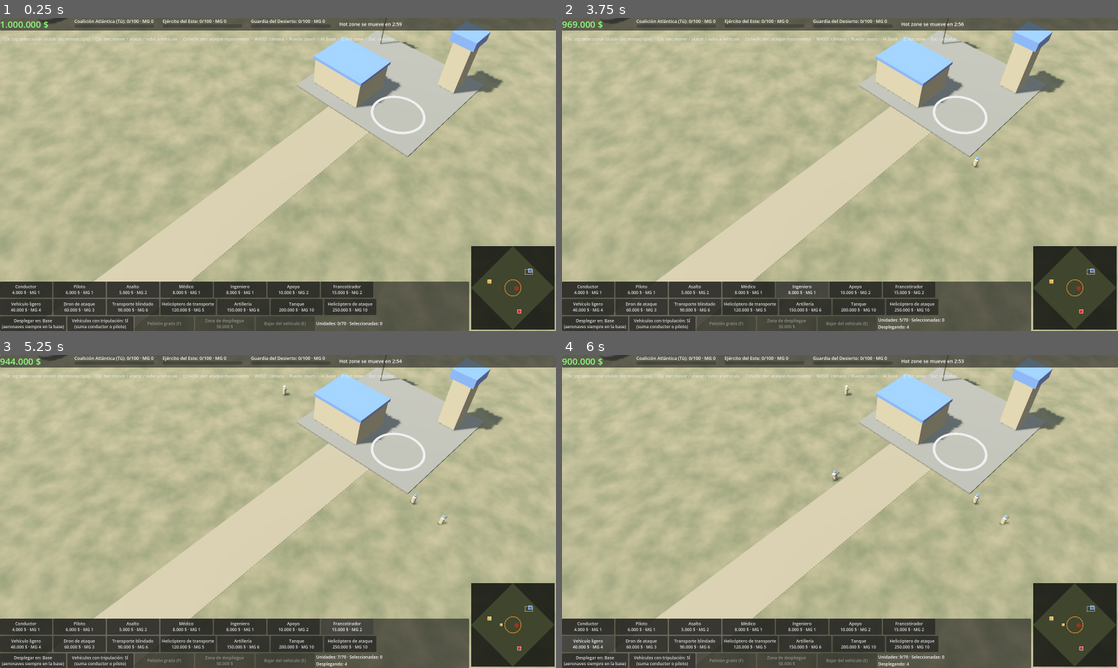
Above: before the commit, frames 1-4 (two rows, left to right).
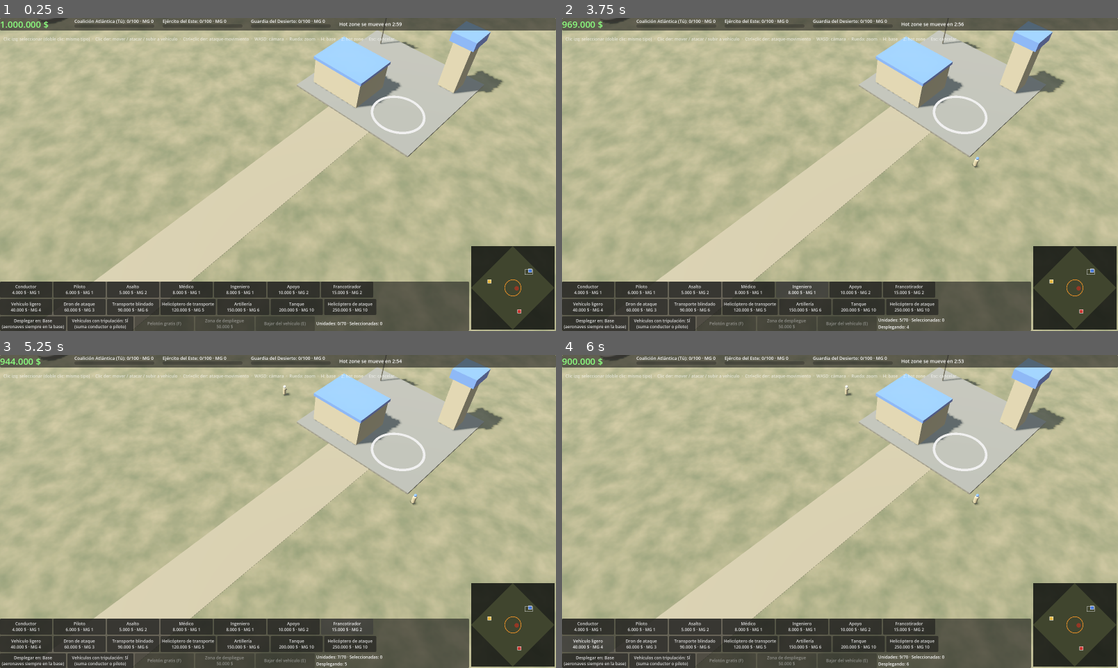
Above: after the commit, the same moments.

Repository: vitomodder/WARRTS
Game: Godot game, scene res://main.tscn
Two runs of this game, one before a commit and one after it. Both use one fixed random seed, a clock stepped at 60 frames per second and the inputs below.
Inputs:
- Up to frame 1 (0.25 s): no input
- Up to frame 2 (3.75 s): click "Conductor 4.000 $ · MG 1" at 0.5 s; click "Piloto 6.000 $ · MG 1" at 1.25 s; click "Asalto 5.000 $ · MG 2" at 2 s; click "Médico 8.000 $ · MG 1" at 2.75 s; click "Ingeniero 8.000 $ · MG 1" at 3.5 s
- Up to frame 3 (5.25 s): click "Apoyo 10.000 $ · MG 2" at 4.25 s; click "Francotirador 15.000 $ · MG 2" at 5 s
- Up to frame 4 (6 s): click "Vehículo ligero 40.000 $ · MG…" at 5.75 s

Frames 1-2 are identical in both runs. In frame 3, less than 0.1% of the frame differs, in the area x 62-96%, y 51-100%; in frame 4, less than 0.1%, in the area x 48-96%, y 36-100%.

Commit message:
Tiempo de despliegue por unidad y ficha completa al pasar el ratón
Cada unidad tiene su propio tiempo de aparición y nombre de arma.
Los botones de compra muestran vida, daño, cadencia, alcance y daño
por segundo contra cada tipo de blindaje.

Co-Authored-By: Claude Opus 5.5 (1M context) <noreply@anthropic.com>
Claude-Session: https://claude.ai/code/session_01DPNWkkAArs7bpzjCTf95Mx

Diff:
--- a/scripts/game_data.gd
+++ b/scripts/game_data.gd
@@ -41,86 +41,83 @@
 const INFANTRY := ["driver", "pilot", "assault", "medic", "engineer", "support", "sniper"]
 const VEHICLES := ["light", "drone", "apc", "heli_transport", "artillery", "tank", "heli_attack"]
 
+## weapon: nombre del arma. deploy: segundos que tarda en aparecer tras comprarla.
 ## crew: "ground"/"air" = tipo de vehículo que puede manejar (infantería) o que necesita (vehículo).
 ## seats: pasajeros que puede llevar. mg: medida de guerra. air_ok: puede disparar a aeronaves.
 const UNITS := {
 	# ---------------- Infantería
 	"driver": {
-		"name": "Conductor", "cost": 4000, "mg": 1, "hp": 50.0, "speed": 4.2,
+		"name": "Conductor", "weapon": "Subfusil", "deploy": 3.0, "cost": 4000, "mg": 1, "hp": 50.0, "speed": 4.2,
 		"range": 12.0, "damage": 5.0, "rate": 0.9, "dmg_type": "bullet", "air_ok": true,
 		"armor": "light", "radius": 0.6, "crew": "ground",
 	},
 	"pilot": {
-		"name": "Piloto", "cost": 6000, "mg": 1, "hp": 50.0, "speed": 4.2,
+		"name": "Piloto", "weapon": "Subfusil", "deploy": 3.0, "cost": 6000, "mg": 1, "hp": 50.0, "speed": 4.2,
 		"range": 12.0, "damage": 5.0, "rate": 0.9, "dmg_type": "bullet", "air_ok": true,
 		"armor": "light", "radius": 0.6, "crew": "air",
 	},
 	"assault": {
-		"name": "Asalto", "cost": 5000, "mg": 2, "hp": 70.0, "speed": 4.3,
+		"name": "Asalto", "weapon": "Fusil de asalto", "deploy": 4.0, "cost": 5000, "mg": 2, "hp": 70.0, "speed": 4.3,
 		"range": 15.0, "damage": 9.0, "rate": 0.7, "dmg_type": "bullet", "air_ok": true,
 		"armor": "light", "radius": 0.6,
 	},
 	"medic": {
-		"name": "Médico", "cost": 8000, "mg": 1, "hp": 60.0, "speed": 4.3,
+		"name": "Médico", "weapon": "Carabina", "deploy": 5.0, "cost": 8000, "mg": 1, "hp": 60.0, "speed": 4.3,
 		"range": 13.0, "damage": 6.0, "rate": 0.9, "dmg_type": "bullet", "air_ok": true,
 		"armor": "light", "radius": 0.6, "heal": 6.0,
 	},
 	"engineer": {
-		"name": "Ingeniero", "cost": 8000, "mg": 1, "hp": 60.0, "speed": 4.0,
+		"name": "Ingeniero", "weapon": "Lanzacohetes", "deploy": 5.0, "cost": 8000, "mg": 1, "hp": 60.0, "speed": 4.0,
 		"range": 18.0, "damage": 50.0, "rate": 3.2, "dmg_type": "rocket", "air_ok": true,
 		"armor": "light", "radius": 0.6, "repair": 20.0, "builder": true,
 	},
 	"support": {
-		"name": "Apoyo", "cost": 10000, "mg": 2, "hp": 85.0, "speed": 3.6,
+		"name": "Apoyo", "weapon": "Ametralladora", "deploy": 6.0, "cost": 10000, "mg": 2, "hp": 85.0, "speed": 3.6,
 		"range": 17.0, "damage": 7.0, "rate": 0.22, "dmg_type": "bullet", "air_ok": true,
 		"armor": "light", "radius": 0.6,
 	},
 	"sniper": {
-		"name": "Francotirador", "cost": 15000, "mg": 2, "hp": 50.0, "speed": 4.0,
+		"name": "Francotirador", "weapon": "Rifle de precisión", "deploy": 8.0, "cost": 15000, "mg": 2, "hp": 50.0, "speed": 4.0,
 		"range": 32.0, "damage": 48.0, "rate": 3.0, "dmg_type": "bullet", "air_ok": false,
 		"armor": "light", "radius": 0.6,
 	},
 	# ---------------- Vehículos (se compran vacíos)
 	"light": {
-		"name": "Vehículo ligero", "cost": 40000, "mg": 4, "hp": 320.0, "speed": 11.0,
+		"name": "Vehículo ligero", "weapon": "Ametralladora pesada", "deploy": 10.0, "cost": 40000, "mg": 4, "hp": 320.0, "speed": 11.0,
 		"range": 18.0, "damage": 10.0, "rate": 0.2, "dmg_type": "bullet", "air_ok": true,
 		"armor": "medium", "radius": 1.7, "crew": "ground", "seats": 3, "vehicle": true,
 	},
 	"drone": {
-		"name": "Dron de ataque", "cost": 60000, "mg": 3, "hp": 140.0, "speed": 14.0,
+		"name": "Dron de ataque", "weapon": "Misiles ligeros", "deploy": 12.0, "cost": 60000, "mg": 3, "hp": 140.0, "speed": 14.0,
 		"range": 16.0, "damage": 45.0, "rate": 3.0, "dmg_type": "rocket", "air_ok": false,
 		"armor": "medium", "radius": 1.2, "crew": "air", "seats": 0, "vehicle": true, "fly": 9.0,
 	},
 	"apc": {
-		"name": "Transporte blindado", "cost": 90000, "mg": 6, "hp": 650.0, "speed": 9.0,
+		"name": "Transporte blindado", "weapon": "Cañón automático", "deploy": 15.0, "cost": 90000, "mg": 6, "hp": 650.0, "speed": 9.0,
 		"range": 18.0, "damage": 14.0, "rate": 0.25, "dmg_type": "bullet", "air_ok": true,
 		"armor": "medium", "radius": 2.1, "crew": "ground", "seats": 8, "vehicle": true,
 	},
 	"heli_transport": {
-		"name": "Helicóptero de transporte", "cost": 120000, "mg": 5, "hp": 500.0, "speed": 18.0,
+		"name": "Helicóptero de transporte", "weapon": "Ametralladora lateral", "deploy": 20.0, "cost": 120000, "mg": 5, "hp": 500.0, "speed": 18.0,
 		"range": 14.0, "damage": 7.0, "rate": 0.3, "dmg_type": "bullet", "air_ok": true,
 		"armor": "medium", "radius": 3.0, "crew": "air", "seats": 8, "vehicle": true, "fly": 14.0,
 	},
 	"artillery": {
-		"name": "Artillería", "cost": 150000, "mg": 6, "hp": 360.0, "speed": 6.0,
+		"name": "Artillería", "weapon": "Obús", "deploy": 20.0, "cost": 150000, "mg": 6, "hp": 360.0, "speed": 6.0,
 		"range": 70.0, "min_range": 15.0, "damage": 120.0, "rate": 6.0, "dmg_type": "shell", "splash": 5.0,
 		"air_ok": false, "armor": "medium", "radius": 2.3, "crew": "ground", "seats": 0, "vehicle": true,
 	},
 	"tank": {
-		"name": "Tanque", "cost": 200000, "mg": 10, "hp": 1200.0, "speed": 6.5,
+		"name": "Tanque", "weapon": "Cañón principal", "deploy": 25.0, "cost": 200000, "mg": 10, "hp": 1200.0, "speed": 6.5,
 		"range": 24.0, "damage": 140.0, "rate": 3.0, "dmg_type": "shell", "splash": 2.0,
 		"air_ok": false, "armor": "heavy", "radius": 2.5, "crew": "ground", "seats": 0, "vehicle": true,
 	},
 	"heli_attack": {
-		"name": "Helicóptero de ataque", "cost": 250000, "mg": 10, "hp": 700.0, "speed": 16.0,
+		"name": "Helicóptero de ataque", "weapon": "Cohetes", "deploy": 30.0, "cost": 250000, "mg": 10, "hp": 700.0, "speed": 16.0,
 		"range": 28.0, "damage": 60.0, "rate": 1.5, "dmg_type": "rocket", "air_ok": true,
 		"armor": "medium", "radius": 3.0, "crew": "air", "seats": 0, "vehicle": true, "fly": 13.0,
 	},
 }
-
-## Segundos que tarda en aparecer una unidad comprada.
-const DEPLOY_TIME_INFANTRY := 3.0
-const DEPLOY_TIME_VEHICLE := 7.0
 
 ## Multiplicador de daño según tipo de daño (fila) y blindaje (columna).
 const DAMAGE_MULT := {
@@ -200,3 +197,40 @@
 	m.rings = 64
 	m.ring_segments = 8
 	return m
+
+
+const ARMOR_NAMES := {"light": "ligero", "medium": "medio", "heavy": "pesado", "building": "edificio"}
+const DMG_NAMES := {"bullet": "bala", "rocket": "cohete", "shell": "proyectil"}
+
+
+## Daño por segundo contra un tipo de blindaje.
+static func dps(unit_type: String, armor_type: String) -> float:
+	var d: Dictionary = UNITS[unit_type]
+	return d.damage / d.rate * DAMAGE_MULT[d.dmg_type][armor_type]
+
+
+## Texto de ayuda con la ficha completa de una unidad.
+static func describe(unit_type: String) -> String:
+	var d: Dictionary = UNITS[unit_type]
+	var lines: Array = [
+		"%s — %s · MG %d · aparece en %d s" % [d.name, format_money(d.cost), d.mg, int(d.deploy)],
+		"Vida %d · blindaje %s · velocidad %.1f m/s" % [d.hp, ARMOR_NAMES[d.armor], d.speed],
+		"%s: %d de daño (%s) cada %.2f s · alcance %d m%s" % [
+			d.weapon, d.damage, DMG_NAMES[d.dmg_type], d.rate, d.range,
+			" (mínimo %d m)" % d.min_range if d.has("min_range") else ""],
+		"Daño/seg: ligero %.0f · medio %.0f · pesado %.0f · edificio %.0f" % [
+			dps(unit_type, "light"), dps(unit_type, "medium"), dps(unit_type, "heavy"), dps(unit_type, "building")],
+	]
+	if not d.air_ok:
+		lines.append("No puede disparar a aeronaves")
+	if d.has("splash"):
+		lines.append("Daño en área: %d m" % d.splash)
+	if d.has("heal"):
+		lines.append("Cura %d de vida/seg a la infantería cercana" % d.heal)
+	if d.has("repair"):
+		lines.append("Repara %d de vida/seg a vehículos y edificios; construye zonas de despliegue" % d.repair)
+	if d.get("vehicle", false):
+		lines.append("Necesita %s · %d pasajeros" % ["piloto" if d.crew == "air" else "conductor", d.get("seats", 0)])
+	elif d.has("crew"):
+		lines.append("Puede manejar %s" % ("aeronaves" if d.crew == "air" else "vehículos de tierra"))
+	return "\n".join(lines)
--- a/scripts/hud.gd
+++ b/scripts/hud.gd
@@ -79,6 +79,7 @@
 		for t in group:
 			var d: Dictionary = GameData.UNITS[t]
 			_buttons[t] = _make_button(row, "%s\n%s · MG %d" % [d.name, GameData.format_money(d.cost), d.mg], game.player_buy.bind(t), Vector2(150, 46))
+			_buttons[t].tooltip_text = GameData.describe(t)
 	var opts := HBoxContainer.new()
 	opts.add_theme_constant_override("separation", 4)
 	bottom_box.add_child(opts)
--- a/scripts/main.gd
+++ b/scripts/main.gd
@@ -365,7 +365,7 @@
 	factions[faction].money -= cost
 	_deploy_queue.append({
 		"faction": faction, "type": unit_type, "building": point, "crew": with_crew,
-		"time": GameData.DEPLOY_TIME_VEHICLE if vehicle else GameData.DEPLOY_TIME_INFANTRY,
+		"time": GameData.UNITS[unit_type].deploy,
 	})
 	return true
 
@@ -380,7 +380,7 @@
 		return false
 	factions[faction].free_cooldown = GameData.FREE_SQUAD_COOLDOWN
 	for t in GameData.FREE_SQUAD:
-		_deploy_queue.append({"faction": faction, "type": t, "building": get_base(faction), "crew": false, "time": GameData.DEPLOY_TIME_INFANTRY})
+		_deploy_queue.append({"faction": faction, "type": t, "building": get_base(faction), "crew": false, "time": GameData.UNITS[t].deploy})
 	return true
 
 
